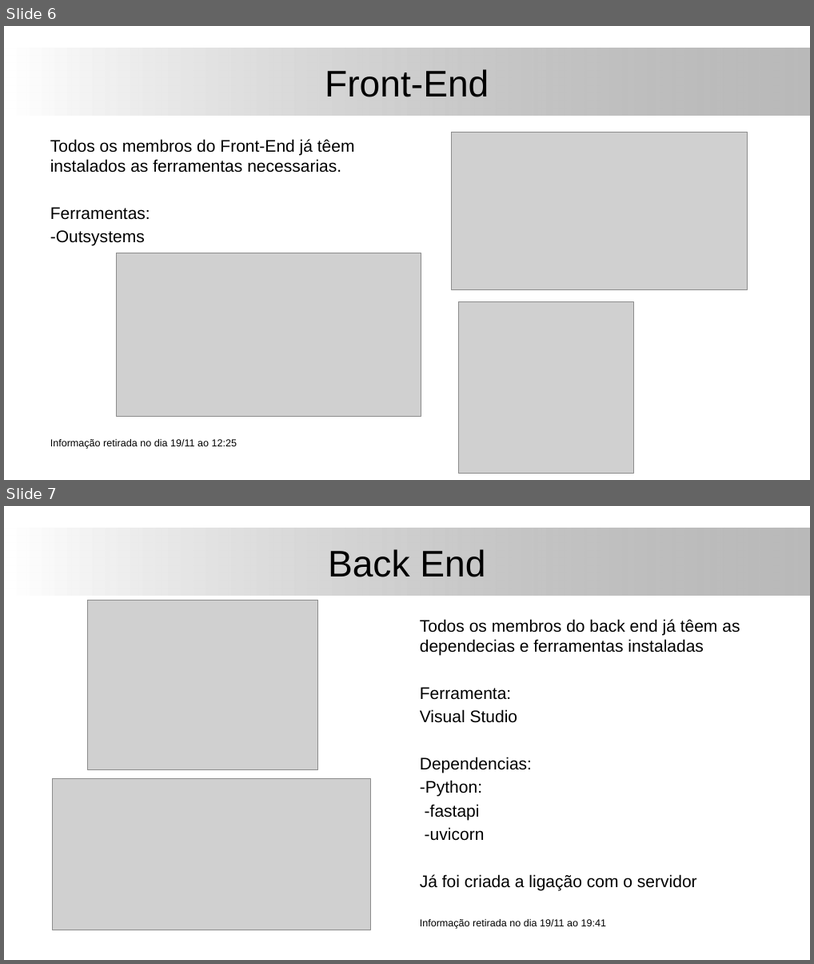
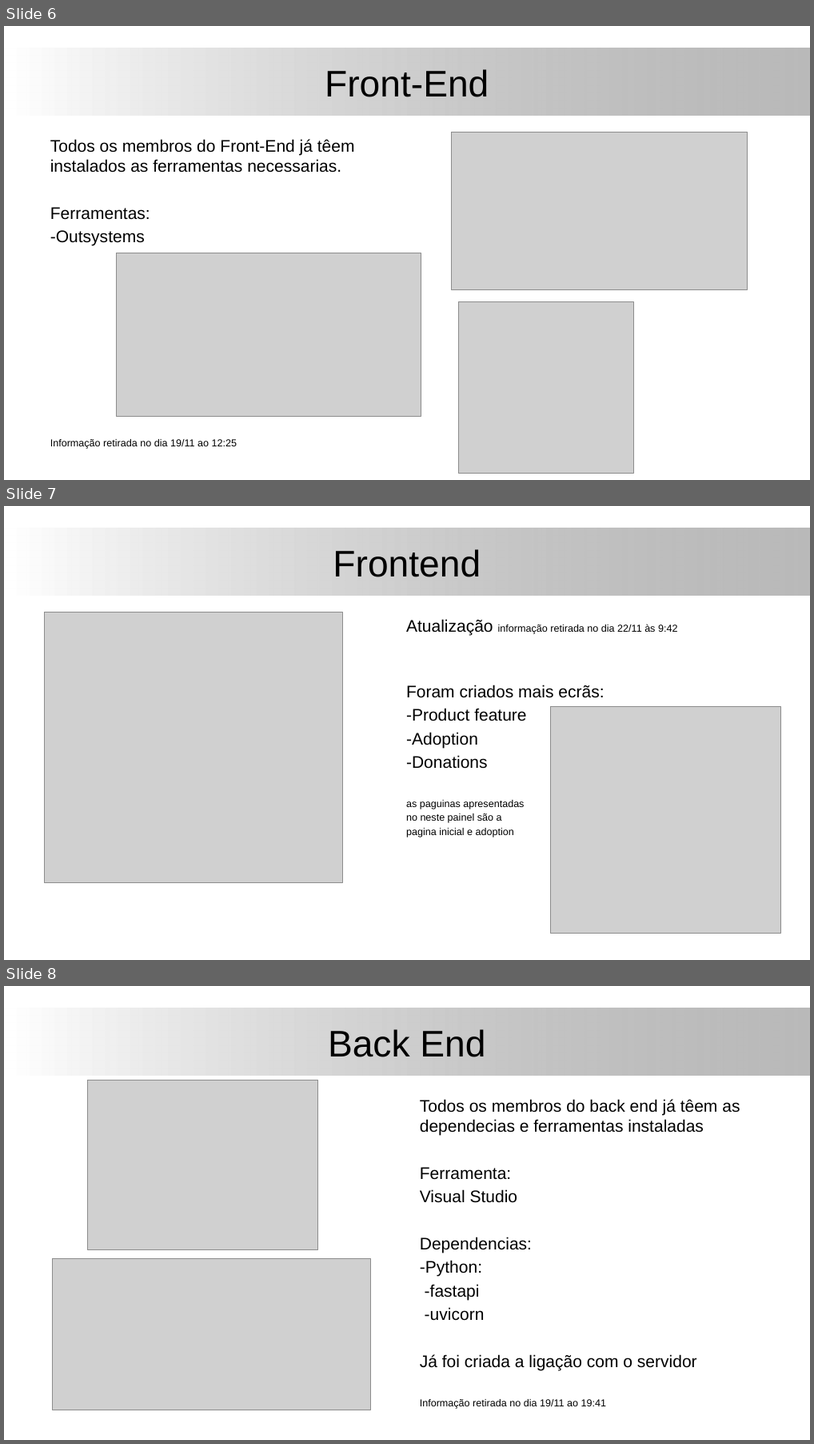
Before and after one commit to Zharlock/K-D, a slide deck: documents/Apresentação_22_11.pptx. Shown one above the other, each under a label of ours: slides 6 and 7 before the commit, slides 6, 7 and 8 after it. The pictures are 814x964 and 814x1444 pixels, drawn with LibreOffice and Linux fonts; fonts in the diff are those of the drawing; grey boxes stand for pictures; background and template pictures are left out. Boxes give left, top, right and bottom in pixels: in the first picture for what was removed or moved away, otherwise in the second. Text is boxed around its words. In the diff, an @@ line names an element or a change of style, - is before the commit and + after.

Commit message:
Update Apresentação_22_11.pptx
final modification do the presentation

```diff
--- a/documents/Apresentação_22_11.pptx
+++ b/documents/Apresentação_22_11.pptx
@@ slide 7 added at bbox=[4, 506, 810, 960], background #FFFFFF; not listed: 1 template element that a slide beside it also shows @@
@@ title added at bbox=[333, 549, 481, 577], 44 pt, text #000000 @@
+Frontend
@@ picture added at bbox=[45, 612, 342, 883] @@
@@ text added at bbox=[406, 619, 678, 837], 12 pt, text #000000 @@
+Atualização informação retirada no dia 22/11 às 9:42
+Foram criados mais ecrãs:
+-Product feature
+-Adoption
+-Donations
+as paguinas apresentadas
+no neste painel são a
+pagina inicial e adoption
@@ picture added at bbox=[551, 706, 782, 932] @@
@@ what was slide 7 is now slide 8 @@
```
